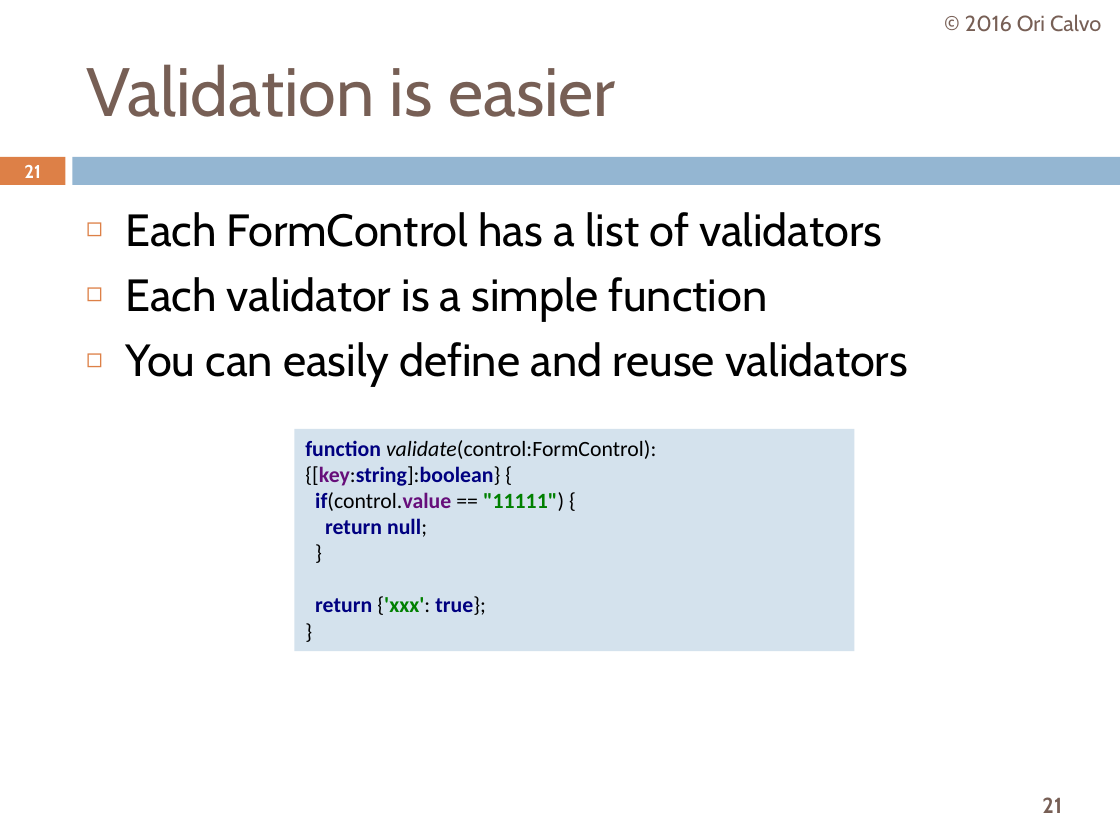
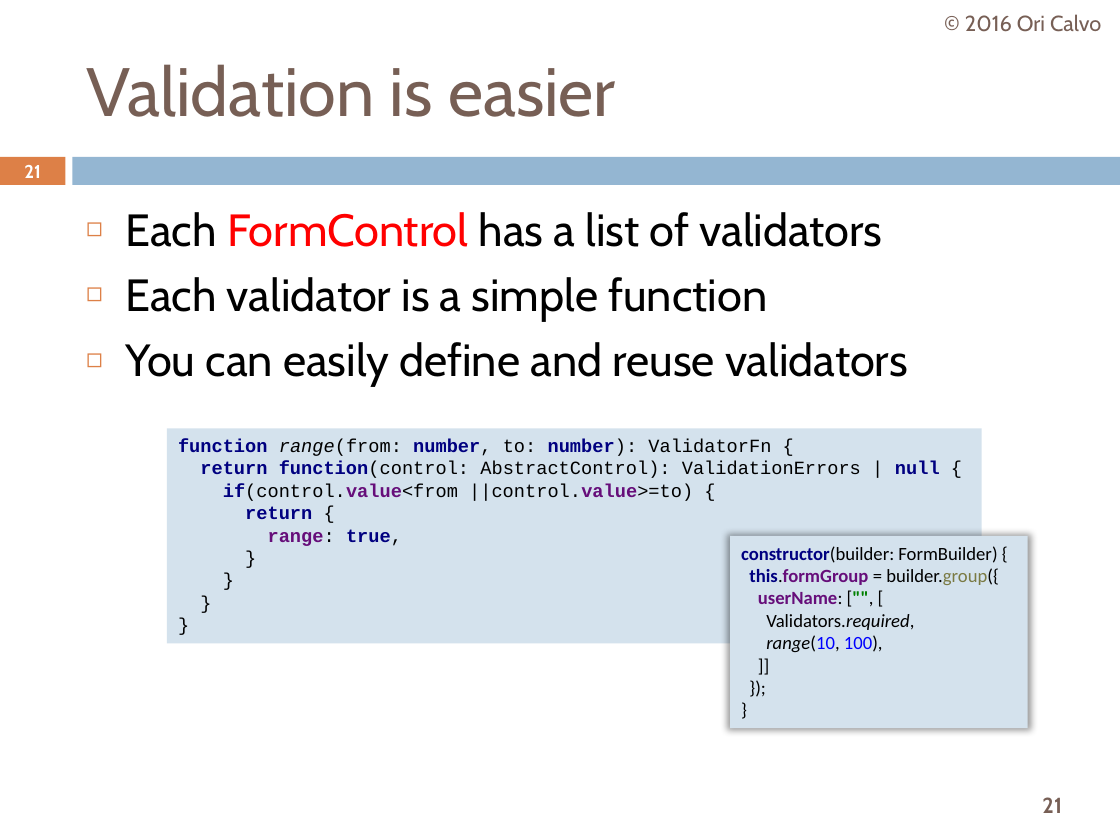
Before and after one commit to oricalvo/course-angular, a slide deck: slide 21 of PPTs/08 Forms.pptx. Drawn at 1120x840 pixels with LibreOffice and Linux fonts; fonts in the diff are those of the drawing. Boxes give left, top, right and bottom in pixels: in the first picture for what was removed or moved away, otherwise in the second. Text is boxed around its words. In the diff, an @@ line names an element or a change of style, - is before the commit and + after.

```diff
--- a/PPTs/08 Forms.pptx
+++ b/PPTs/08 Forms.pptx
@@ text at box(125, 212, 882, 247): text colour #000000 to #FF0000 in "FormControl" @@
@@ rectangle "function range(from: number, to: number): ...": place and size @@
-rectangle "function range(from: number, to: number): ..." at box(295, 429, 855, 652)
+rectangle "function range(from: number, to: number): ..." at box(167, 429, 981, 644)
@@ text in rectangle at box(178, 439, 940, 546): text changed; size 14 to 12 pt; font Calibri to Courier New; bold off @@
-function validate(control:FormControl):{[key:string]:boolean} {
-if(control.value == "11111") {
-return null;
-}
-return {'xxx': true};
-}
+function range(from: number, to: number): ValidatorFn {
+return function(control: AbstractControl): ValidationErrors | null {
+if(control.value<from ||control.value>=to) {
+return {
+range: true,
+}
+}
+}
+}
@@ rectangle added at box(730, 535, 1028, 728), fill #D4E2ED, 12 pt, text #000000 @@
+constructor(builder: FormBuilder) {
+this.formGroup = builder.group({
+userName: ["", [
+Validators.required,
+range(10, 100),
+]]
+});
+}
```
Also in this commit, not shown: 10 other slides changed, 1 slide added, 2 other files.
